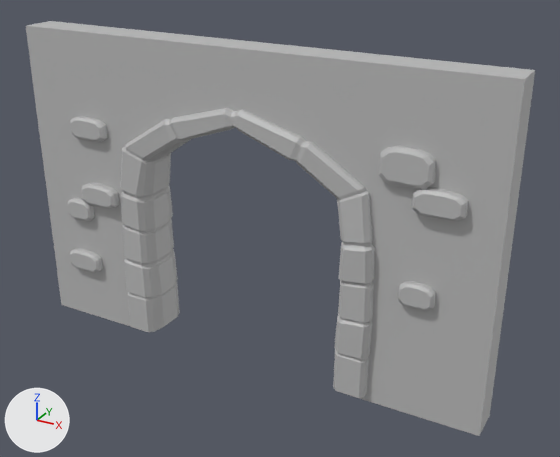
What one commit did to the FBX model Assets/Visuals/NewTiles/Models/BigDoorFrame(2walls).fbx.
One viewpoint serves both versions: a 50 mm camera at (5.92, -1.48, 7.24) aimed at (0.54, 8.29, 2.36). The axes (+X, +Y, +Z) are drawn at lower left. The lights are the same throughout. The older version comes first. Where no turn or scale is listed for an object, it has been applied to the vertices.

In view in the first picture: 'BigDoorFrame_2Walls_'.
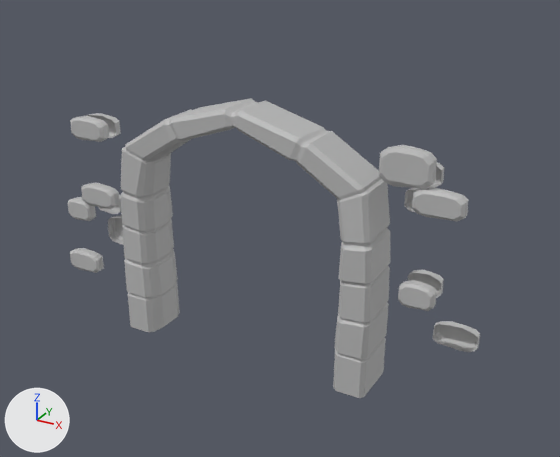
Where the newer file only moved an object's origin or applied its transform, the numbers keep the older frame.

What differs and where, as boxes [x1, y1, x2, y2] in the pictures (560 x 457 px):
'BigDoorFrame_2Walls_', reshaped (19% narrower, 28% shorter): before [26, 21, 535, 436]; after [68, 98, 480, 398]
part 1 of me_mesh, deleted: before [26, 21, 535, 436]

Diff of the bpy script that builds the scene:
```diff
--- a/Assets/Visuals/NewTiles/Models/BigDoorFrame(2walls).fbx.py
+++ b/Assets/Visuals/NewTiles/Models/BigDoorFrame(2walls).fbx.py
@@ mat_default_material_006 @@
+mat_default_material_006 = principled_material('Default_Material.006')
+mat_default_material_006.base_color = (0.5, 0.5, 0.5)  # grey #bcbcbc
+mat_default_material_006.roughness = 0.553
@@ me_mesh @@
 # used by ob_bigdoorframe_2walls; location = (0.06, 8.14, 2.59)
-me_mesh.from_pydata(...)  # 1292 vertices, 1022 faces; spans x -4.0..4.0, y -0.48..0.48, z -2.59..2.59
-me_mesh.materials.append(mat_default_material)  # grey #bcbcbc
+me_mesh.from_pydata(...)  # 1274 vertices, 1000 faces; spans x -3.55..3.7, y -0.48..0.48, z -2.59..1.73
+# me_mesh part 1
+# 18 vertices are removed from x -4.0..4.0, y -0.29..0.27, z -2.59..2.59
+# 22 faces are deleted
+me_mesh.materials.append(mat_default_material_006)  # grey #bcbcbc
```
